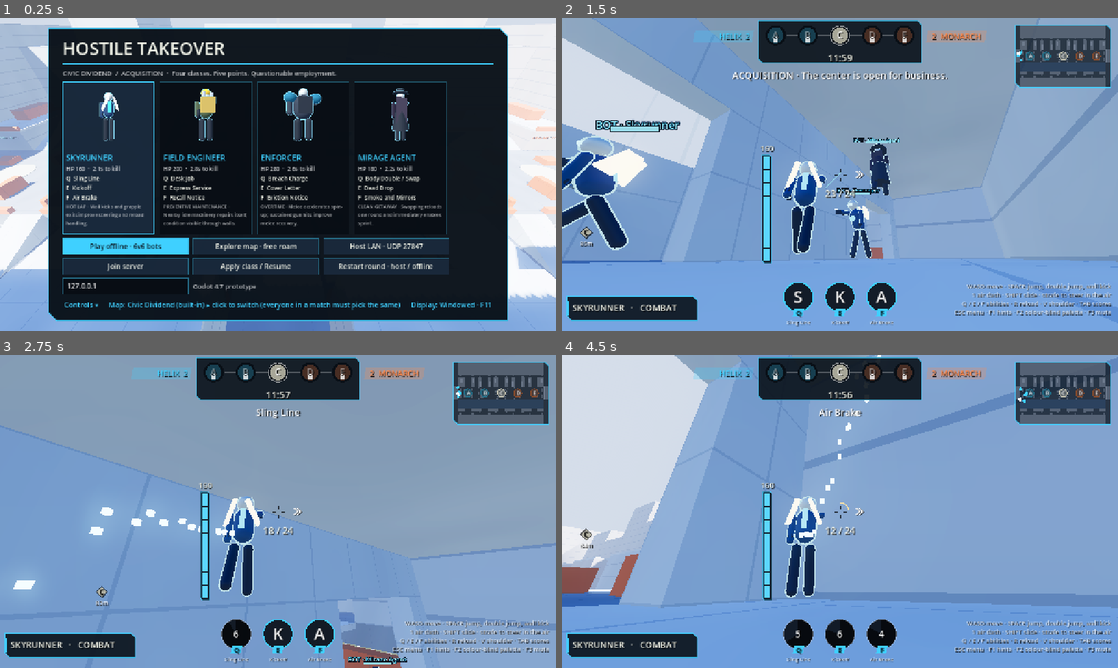
Above: before the commit, frames 1-4 (two rows, left to right).
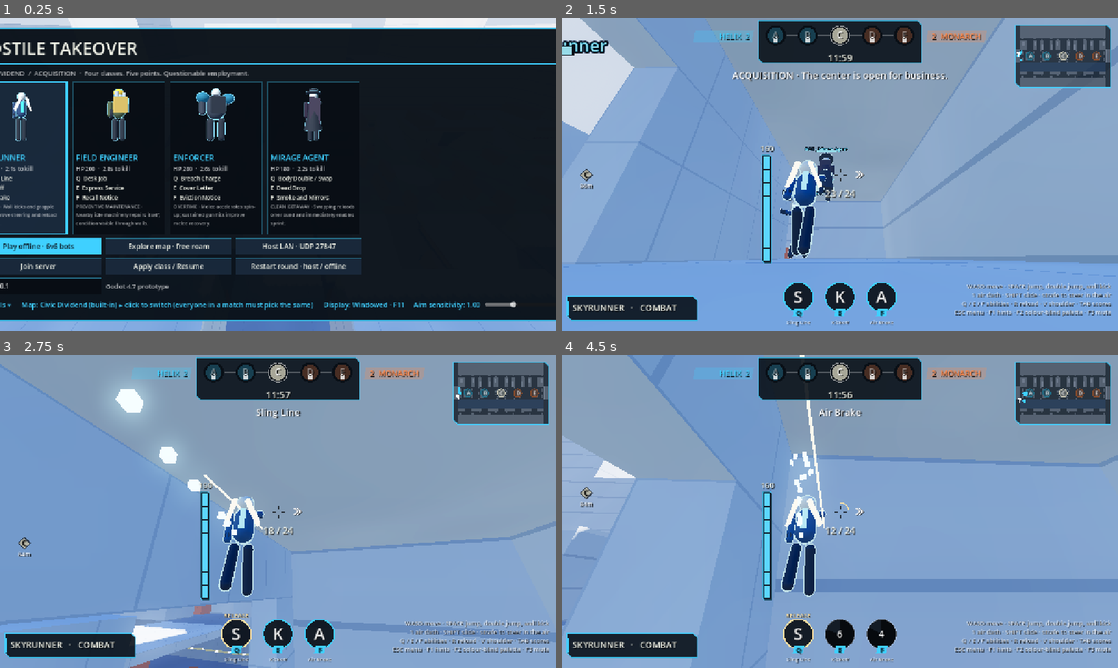
Above: after the commit, the same moments.

Repository: slimefromdq/hostile-takeover
Game: Godot game, scene res://scenes/main.tscn
Same seed, same stepped clock (60 frames per second), same inputs: the game is played once before the commit and once after it.
Inputs (mouse positions are in pixels of both pictures, inside the frame that each line leads up to):
- Up to frame 1 (0.25 s): no input
- Up to frame 2 (1.5 s): click "Play offline · 6v6 bots" at 0.5 s; tap Enter at 1.25 s; move the mouse to (867, 174) at 1.27 s; hold W (forward) from 1.28 s (still down); hold Shift (slide) from 1.28 s (still down); click (867, 174) at 1.42 s
- Up to frame 3 (2.75 s): keep holding W (forward); tap Space (jump) at 1.52, 2.27 s; move the mouse to (250, 511) at 2.02 s; release Shift (slide) at 2.03 s; tap Q (ability1) at 2.1 s; click (250, 511) at 2.17 s; tap Shift (slide) at 2.3 s
- Up to frame 4 (4.5 s): keep holding W (forward); move the mouse to (851, 505) at 2.77 s; hold Shift (slide) 2.78-3.53 s; tap E (ability2) at 2.85 s; click (851, 505) at 2.92 s; move the mouse to (834, 517) at 3.52 s; tap F (ability3) at 3.6 s; click (834, 517) at 3.67 s; tap Space (jump) at 3.77 s; tap Shift (slide) at 3.8 s; move the mouse to (878, 514) at 4.27 s; hold Right mouse button (alt) from 4.28 s (still down); click (878, 514) at 4.42 s

The runs differ from the first frame. In frame 1, 37% of the frame differs, in the area x 0-100%, y 3-97%; in frame 2, 13%; in frame 3, 7.2%; in frame 4, 33%.

Commit message:
Add aim sensitivity slider to the menu (persisted)
Co-Authored-By: Claude Sonnet 5.5 <noreply@anthropic.com>
Claude-Session: https://claude.ai/code/session_01Wib7CFiCdhdJvEK91nf2d5

Diff:
--- a/scripts/display_prefs.gd
+++ b/scripts/display_prefs.gd
@@ -6,12 +6,24 @@
 
 const SETTINGS_PATH := "user://settings.cfg"
 static var fullscreen := false
+# Multiplier on the base mouse look rate (0.0025 rad per pixel).
+const SENS_MIN := 0.2
+const SENS_MAX := 3.0
+static var sensitivity := 1.0
 
 static func load_settings() -> void:
 	var cfg := ConfigFile.new()
 	if cfg.load(SETTINGS_PATH) == OK:
 		fullscreen = cfg.get_value("display", "fullscreen", false)
+		sensitivity = clampf(float(cfg.get_value("input", "sensitivity", 1.0)), SENS_MIN, SENS_MAX)
 	apply()
+
+static func set_sensitivity(value: float) -> void:
+	sensitivity = clampf(value, SENS_MIN, SENS_MAX)
+	var cfg := ConfigFile.new()
+	cfg.load(SETTINGS_PATH)
+	cfg.set_value("input", "sensitivity", sensitivity)
+	cfg.save(SETTINGS_PATH)
 
 # The editor's "Embed Game on Next Play" runs the game inside an editor panel, which cannot go fullscreen.
 static func embedded() -> bool:
--- a/scripts/game.gd
+++ b/scripts/game.gd
@@ -322,8 +322,9 @@
 	if p == null or not running or menu.visible:
 		return
 	if event is InputEventMouseMotion:
-		p.yaw -= event.relative.x * 0.0025
-		p.pitch = clampf(p.pitch - event.relative.y * 0.0025, -1.25, 1.2)
+		var look := 0.0025 * DisplayPrefs.sensitivity
+		p.yaw -= event.relative.x * look
+		p.pitch = clampf(p.pitch - event.relative.y * look, -1.25, 1.2)
 	for pair in [["jump", 1], ["dash", 2], ["reload", 4], ["ability1", 8], ["ability2", 16], ["ability3", 32]]:
 		if event.is_action_pressed(pair[0]) and not event.is_echo():
 			input_edges |= pair[1]
--- a/scripts/menu.gd
+++ b/scripts/menu.gd
@@ -88,6 +88,25 @@
 		refresh_display_button())
 	options.add_child(display_button)
 	refresh_display_button()
+	var sens_row := HBoxContainer.new()
+	sens_row.add_theme_constant_override("separation", 10)
+	var sens_label := Label.new()
+	sens_label.add_theme_color_override("font_color", UiStyle.ACCENT)
+	sens_row.add_child(sens_label)
+	var sens_slider := HSlider.new()
+	sens_slider.min_value = DisplayPrefs.SENS_MIN
+	sens_slider.max_value = DisplayPrefs.SENS_MAX
+	sens_slider.step = 0.05
+	sens_slider.value = DisplayPrefs.sensitivity
+	sens_slider.custom_minimum_size = Vector2(220, 0)
+	sens_slider.size_flags_vertical = Control.SIZE_SHRINK_CENTER
+	sens_slider.focus_mode = Control.FOCUS_CLICK
+	sens_label.text = "Aim sensitivity: %.2f" % sens_slider.value
+	sens_slider.value_changed.connect(func(v: float):
+		DisplayPrefs.set_sensitivity(v)
+		sens_label.text = "Aim sensitivity: %.2f" % v)
+	sens_row.add_child(sens_slider)
+	options.add_child(sens_row)
 	controls_panel = _label("WASD move / aim with mouse · LMB primary · RMB alternate · SPACE jump, again in the air to do …(389 unchanged characters)…
 	controls_panel.visible = false
 	column.add_child(controls_panel)
